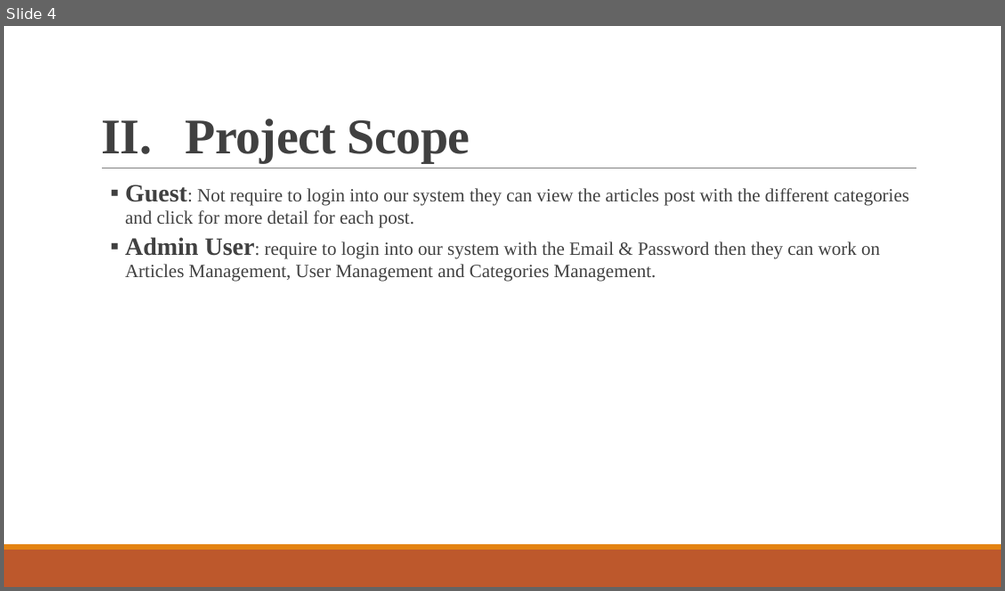
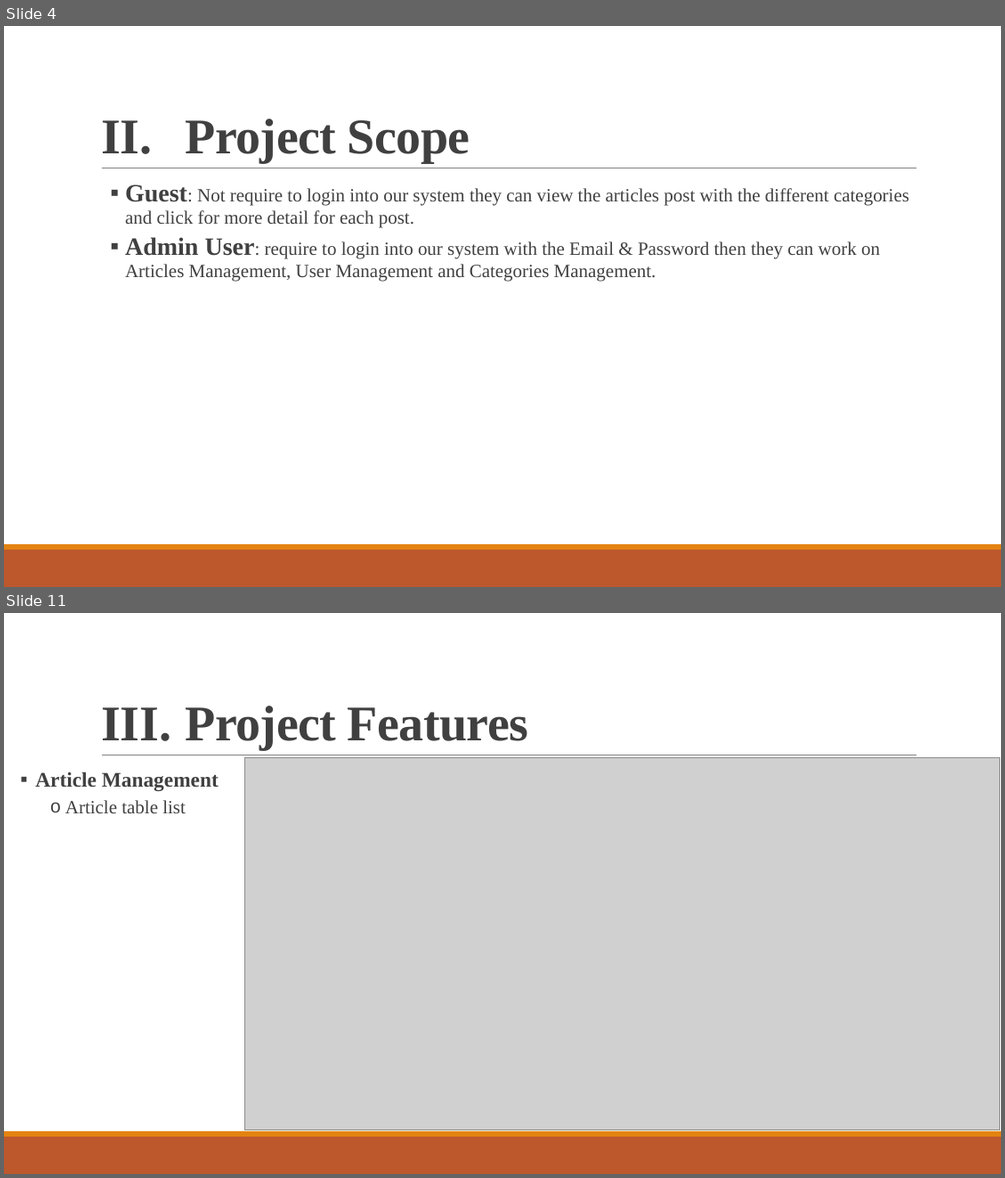
Before and after one commit to devit-chea/mini-project-orm, a slide deck: project documents/Article Post.pptx. Shown one above the other, each under a label of ours: slide 4 before the commit, slides 4 and 11 after it; the slides between them are not shown. The pictures are 1005x591 and 1005x1178 pixels, drawn with LibreOffice and Linux fonts; fonts in the diff are those of the drawing; grey boxes stand for pictures. Boxes give left, top, right and bottom in pixels: in the first picture for what was removed or moved away, otherwise in the second. Text is boxed around its words. In the diff, an @@ line names an element or a change of style, - is before the commit and + after.

```diff
--- a/project documents/Article Post.pptx
+++ b/project documents/Article Post.pptx
@@ slide 11 added at bbox=[4, 613, 1001, 1174], background #FFFFFF; not listed: 3 template elements that a slide beside it also shows @@
@@ title added at bbox=[186, 706, 528, 750], 48 pt, text #404040, bold @@
+III. Project Features
@@ text added at bbox=[35, 772, 218, 813], 20 pt, text #404040, bold @@
+  ▪ Article Management
+      o Article table list
@@ picture added at bbox=[245, 757, 1000, 1130] @@
```
Also in this commit, not shown: 1 slide changed, 19 other slides added, 5 other files.
